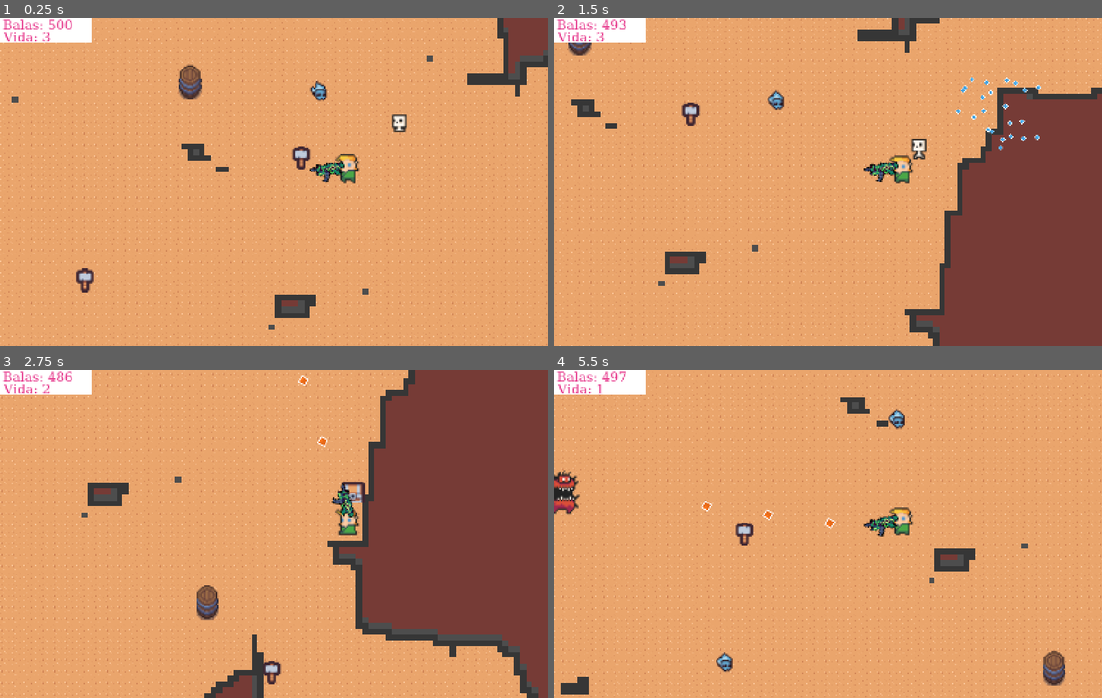
Above: before the commit, frames 1-4 (two rows, left to right).
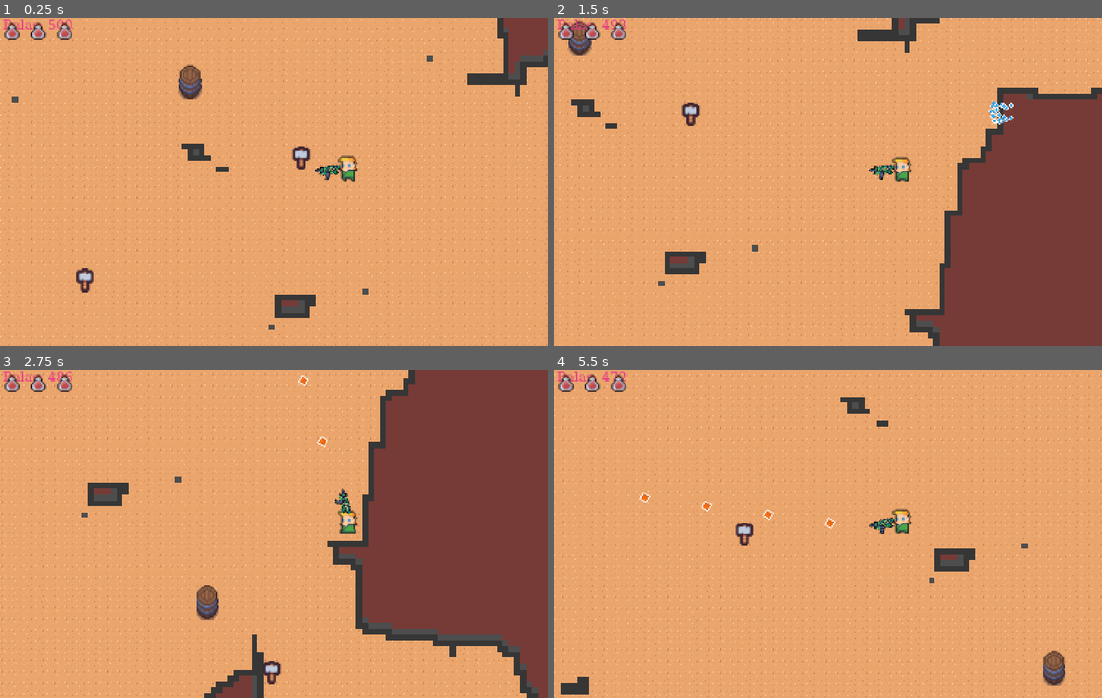
Above: after the commit, the same moments.

Repository: djim83/RogueLike
Game: Godot game, scene res://Escenas/tile_map.tscn
Same seed, same stepped clock (60 frames per second), same inputs: the game is played once before the commit and once after it. The engine's default icon, where the game draws it, is replaced by a stand-in: a white triangle on a blue panel in a dark square.
Inputs (mouse positions are in pixels of both pictures, inside the frame that each line leads up to):
- Up to frame 1 (0.25 s): no input
- Up to frame 2 (1.5 s): move the mouse to (948, 165) at 0.52 s; press the mouse at (948, 165) at 0.53 s; hold D (derecha) 0.53-1.28 s; move the mouse to (718, 198) at 1.27 s; release the mouse at (718, 198) at 1.28 s; hold S (abajo) from 1.28 s (still down); right-click (718, 198) at 1.35 s
- Up to frame 3 (2.75 s): click (164, 550) at 1.55 s; move the mouse to (328, 461) at 2.02 s; release S (abajo) at 2.03 s; press the mouse at (328, 461) at 2.03 s; hold D (derecha) from 2.03 s (still down)
- Up to frame 4 (5.5 s): move the mouse to (800, 599) at 2.77 s; release D (derecha) at 2.78 s; release the mouse at (800, 599) at 2.78 s; hold W (arriba) 2.78-3.53 s; click (800, 599) at 2.85 s; move the mouse to (992, 583) at 3.52 s; press the mouse at (992, 583) at 3.53 s; hold A (izquierda) 3.53-5.03 s; right-click (992, 583) at 3.6 s; move the mouse to (663, 484) at 4.27 s; release the mouse at (663, 484) at 4.28 s; click (663, 484) at 4.35 s; move the mouse to (855, 534) at 5.02 s; press the mouse at (855, 534) at 5.03 s; hold S (abajo) from 5.03 s (still down)

The runs differ from the first frame. In frame 1, 1.9% of the frame differs, in the area x 0-75%, y 0-51%; in frame 2, 2.3%; in frame 3, 1.7%; in frame 4, 2.4%, in the area x 0-66%, y 0-93%.

Commit message:
Cambios en HUD y enemigos

Diff:
--- a/RogueTFG/Escenas/Enemigo.tscn
+++ b/RogueTFG/Escenas/Enemigo.tscn
@@ -1,10 +1,11 @@
-[gd_scene load_steps=16 format=3 uid="uid://dunntpqbcqum3"]
+[gd_scene load_steps=17 format=3 uid="uid://dunntpqbcqum3"]
 
 [ext_resource type="Script" uid="uid://brwiw6pkaysg6" path="res://Scripts/enemigo.gd" id="1_p2sjk"]
 [ext_resource type="PackedScene" uid="uid://bx6bfvfgm02v" path="res://Escenas/Bala_Enemigo.tscn" id="2_qws2e"]
 [ext_resource type="PackedScene" uid="uid://2lgax3weodrg" path="res://Escenas/Municion.tscn" id="3_id87n"]
 [ext_resource type="PackedScene" uid="uid://b65xw5eb4d8on" path="res://Escenas/puerta.tscn" id="4_c0vl1"]
 [ext_resource type="Texture2D" uid="uid://bbxixix0v8nsn" path="res://Sprites/SpriteGeneral.png" id="5_c0vl1"]
+[ext_resource type="PackedScene" uid="uid://sul02oqyi7vx" path="res://Escenas/laser.tscn" id="5_qxddr"]
 
 [sub_resource type="AtlasTexture" id="AtlasTexture_c0vl1"]
 atlas = ExtResource("5_c0vl1")
@@ -79,8 +80,8 @@
 }]
 
 [sub_resource type="CapsuleShape2D" id="CapsuleShape2D_usilb"]
-radius = 26.0
-height = 70.0
+radius = 28.0
+height = 62.0
 
 [node name="CharacterBody2D" type="CharacterBody2D" groups=["Enemigos"]]
 collision_layer = 4
@@ -90,6 +91,7 @@
 bullet_scene = ExtResource("2_qws2e")
 municion_scene = ExtResource("3_id87n")
 puerta_scene = ExtResource("4_c0vl1")
+laser_scene = ExtResource("5_qxddr")
 
 [node name="Sprite2D" type="AnimatedSprite2D" parent="."]
 scale = Vector2(4, 4)
--- a/RogueTFG/Escenas/Enemigo2.tscn
+++ b/RogueTFG/Escenas/Enemigo2.tscn
@@ -11,3 +11,4 @@
 [node name="Sprite2D" parent="." index="0"]
 position = Vector2(20, 0)
 animation = &"Andar"
+frame_progress = 0.42943
--- a/RogueTFG/Escenas/Enemigo4.tscn
+++ b/RogueTFG/Escenas/Enemigo4.tscn
@@ -78,7 +78,6 @@
 [node name="Sprite2D" parent="." index="0"]
 sprite_frames = SubResource("SpriteFrames_ax4o8")
 animation = &"Andar"
-frame_progress = 0.646224
 
 [node name="CollisionShape2D" parent="." index="1"]
 position = Vector2(0, 8)
--- a/RogueTFG/Escenas/Enemigo5.tscn
+++ b/RogueTFG/Escenas/Enemigo5.tscn
@@ -1,7 +1,8 @@
-[gd_scene load_steps=15 format=3 uid="uid://ddai5ei6f2enq"]
+[gd_scene load_steps=16 format=3 uid="uid://ddai5ei6f2enq"]
 
 [ext_resource type="PackedScene" uid="uid://dunntpqbcqum3" path="res://Escenas/Enemigo.tscn" id="1_vya0u"]
 [ext_resource type="Texture2D" uid="uid://bbxixix0v8nsn" path="res://Sprites/SpriteGeneral.png" id="2_4p8p0"]
+[ext_resource type="PackedScene" uid="uid://bf51ajv6qm3o2" path="res://Escenas/balaEnemigoGrande.tscn" id="2_epa1u"]
 
 [sub_resource type="AtlasTexture" id="AtlasTexture_epa1u"]
 atlas = ExtResource("2_4p8p0")
@@ -94,6 +95,7 @@
 }]
 
 [node name="CharacterBody2D" instance=ExtResource("1_vya0u")]
+bullet_scene = ExtResource("2_epa1u")
 
 [node name="Sprite2D" parent="." index="0"]
 sprite_frames = SubResource("SpriteFrames_yhjd1")
--- /dev/null
+++ b/RogueTFG/Escenas/balaEnemigoGrande.tscn
@@ -0,0 +1,9 @@
+[gd_scene load_steps=3 format=3 uid="uid://bf51ajv6qm3o2"]
+
+[ext_resource type="PackedScene" uid="uid://bx6bfvfgm02v" path="res://Escenas/Bala_Enemigo.tscn" id="1_5offd"]
+[ext_resource type="Texture2D" uid="uid://6hya2xe6gl1k" path="res://Sprites/Varios/Barril.png" id="2_w1i6d"]
+
+[node name="Area2D" instance=ExtResource("1_5offd")]
+
+[node name="Sprite2D" parent="." index="0"]
+texture = ExtResource("2_w1i6d")
--- /dev/null
+++ b/RogueTFG/Escenas/laser.tscn
@@ -0,0 +1,10 @@
+[gd_scene load_steps=2 format=3 uid="uid://sul02oqyi7vx"]
+
+[ext_resource type="Script" uid="uid://dkhhlule5ue4u" path="res://disparo_laser.gd" id="1_t1lty"]
+
+[node name="Node2D" type="Node2D"]
+script = ExtResource("1_t1lty")
+
+[node name="Line2D" type="Line2D" parent="."]
+
+[node name="Area2D" type="Area2D" parent="."]
--- a/RogueTFG/Escenas/nivel2.tscn
+++ b/RogueTFG/Escenas/nivel2.tscn
@@ -15,4 +15,3 @@
 enemy_scenes = Array[PackedScene]([ExtResource("2_tqhfi"), ExtResource("3_sd78f"), ExtResource("4_uu4ua")])
 total_enemy_groups = 2
 group_size_range = Vector2i(4, 5)
-enemigos_max = 2
--- a/RogueTFG/Escenas/tile_map.tscn
+++ b/RogueTFG/Escenas/tile_map.tscn
@@ -339,8 +339,8 @@
 barril_scene = ExtResource("13_fnl5p")
 arma_scene = ExtResource("5_iv4k0")
 barriles = 3
-enemigos_min = 10
-enemigos_max = 10
+enemigos_min = 1
+enemigos_max = 2
 player = NodePath("../jugador")
 torch_scene = ExtResource("17_5lda5")
 
@@ -353,10 +353,9 @@
 bullet_scene = ExtResource("6_qtlnl")
 
 [node name="AnimatedSprite2D" type="AnimatedSprite2D" parent="jugador"]
-scale = Vector2(6, 6)
+scale = Vector2(5.25, 5.25)
 sprite_frames = SubResource("SpriteFrames_j56ew")
-animation = &"Quieto"
-frame_progress = 0.835449
+animation = &"Andar"
 
 [node name="CollisionShape2D" type="CollisionShape2D" parent="jugador"]
 shape = SubResource("CapsuleShape2D_03na7")
@@ -389,6 +388,7 @@
 [node name="ColorRect" type="ColorRect" parent="Hud"]
 offset_right = 250.0
 offset_bottom = 68.0
+color = Color(1, 1, 1, 0)
 
 [node name="Municion" type="Label" parent="Hud/ColorRect"]
 layout_mode = 1
@@ -405,20 +405,16 @@
 theme_override_fonts/font = SubResource("FontFile_2cfip")
 theme_override_font_sizes/font_size = 36
 
-[node name="Vida" type="Label" parent="Hud/ColorRect"]
+[node name="Vida" type="HBoxContainer" parent="Hud/ColorRect"]
+custom_minimum_size = Vector2(150, 32)
 layout_mode = 1
-anchors_preset = -1
+anchors_preset = 15
 anchor_right = 1.0
 anchor_bottom = 1.0
-offset_left = 9.0
-offset_top = 39.0
-offset_right = -30.0
-offset_bottom = -1.0
+offset_right = 1256.0
 grow_horizontal = 2
 grow_vertical = 2
-theme_override_colors/font_color = Color(0.898261, 0.193037, 0.53193, 1)
-theme_override_fonts/font = SubResource("FontFile_2cfip")
-theme_override_font_sizes/font_size = 36
+theme_override_constants/separation = 8
 
 [node name="GameOverLayer" type="CanvasLayer" parent="."]
 
--- a/RogueTFG/Scripts/canvas_layer.gd
+++ b/RogueTFG/Scripts/canvas_layer.gd
@@ -8,4 +8,3 @@
 func _process(delta):
 	if player:
 		ammo_label.text = "Balas: %d" % player.current_ammo
-		vida_label.text = "Vida: %d" % player.life
--- a/RogueTFG/Scripts/enemigo.gd
+++ b/RogueTFG/Scripts/enemigo.gd
@@ -20,6 +20,9 @@
 @export var puerta_scene: PackedScene
 
 @onready var anim = $Sprite2D
+
+@export var laser_scene: PackedScene
+
 
 var drop_chance = 0.3  # 30% de probabilidad
 
@@ -132,6 +135,9 @@
 				var rotated_dir = Vector2.RIGHT.rotated(angle)
 				_spawn_bullet(rotated_dir, 0.5, 3)
 
+		4:
+			_shoot_laser()
+
 		_:
 			# fallback al disparo normal
 			_spawn_bullet(dir)
@@ -150,3 +156,16 @@
 		bullet.set("lifetime", float(current_lifeTime) * float(lifeTime_multiplier))
 
 	get_parent().add_child(bullet)
+
+func _shoot_laser():
+	if not player:
+		return
+
+	var laser := laser_scene.instantiate()
+
+	var start := global_position
+	var end := player.global_position
+
+	laser.configure(start, end)
+
+	get_parent().add_child(laser)
--- a/RogueTFG/Scripts/fragmento_bala.gd
+++ b/RogueTFG/Scripts/fragmento_bala.gd
@@ -1,6 +1,6 @@
 extends Area2D
 
-@export var speed: float = 400.0
+@export var speed: float = 100.0
 @export var lifetime: float = 0.3  # duran poco
 var direction: Vector2 = Vector2.ZERO
 
--- a/RogueTFG/Scripts/player.gd
+++ b/RogueTFG/Scripts/player.gd
@@ -10,6 +10,7 @@
 
 @onready var tilemap: TileMap = $"../TileMap"
 @onready var camera: Camera2D = $Camera2D
+@onready var hud := $"../Hud"
 
 var max_ammo: int = PlayerStats.municion_pistola
 var current_ammo: int
@@ -44,6 +45,7 @@
 
 func _ready():
 	current_ammo = max_ammo
+	actualizar_corazones()
 
 	arma_base_scene = bullet_scene
 	arma_base_fire_rate = fire_rate
@@ -101,10 +103,10 @@
 	# --- Cambiar sprite del arma según el arma actual ---
 	if arma_actual == 0:
 		mira_sprite.texture = preload("res://Sprites/Armas/Pistola.png")
-		mira_sprite.scale = Vector2(4, 4)
+		mira_sprite.scale = Vector2(3, 3)
 	else:
 		mira_sprite.texture = preload("res://Sprites/Armas/Escopeta.png")
-		mira_sprite.scale = Vector2(4, 4)
+		mira_sprite.scale = Vector2(3, 3)
 
 	# --- Controlar el flip según hacia dónde apunta el ratón ---
 	# Si el ratón está a la izquierda del jugador, voltea el arma horizontalmente
@@ -143,6 +145,7 @@
 		return  # Ignora daño mientras invulnerable
 
 	life = max(life - amount, 0)
+	actualizar_corazones()
 	print("Vida: ", life)
 
 	if life <= 0:
@@ -211,3 +214,20 @@
 		#add_child(arma_secundaria)
 		tiene_secundaria = true
 		print("Secundaria recogida: Escopeta")
+
+func actualizar_corazones():
+	var contenedor: HBoxContainer = hud.get_node("ColorRect/Vida")
+
+	# Eliminar corazones previos
+	for c in contenedor.get_children():
+		c.queue_free()
+
+	var tex = preload("res://Sprites/Varios/vida.png")
+
+	for i in range(life):
+		var heart := TextureRect.new()
+		heart.texture = tex
+		heart.stretch_mode = TextureRect.STRETCH_SCALE
+		heart.custom_minimum_size = Vector2(64, 64)
+
+		contenedor.add_child(heart)
--- /dev/null
+++ b/RogueTFG/disparo_laser.gd
@@ -0,0 +1,54 @@
+extends Node2D
+
+@export var lifetime := 0.2
+@export var thickness := 4
+@export var color := Color(1, 0, 0) # rojo
+@export var damage := 1
+
+@onready var line := $Line2D
+@onready var hitbox := $Area2D
+@onready var colshape := $Area2D/CollisionShape2D
+
+var _start_pos: Vector2
+var _end_pos: Vector2
+var _configured := false
+
+func configure(start_pos: Vector2, end_pos: Vector2):
+	# Guardamos parámetros para aplicarlos cuando el nodo esté listo
+	_start_pos = start_pos
+	_end_pos = end_pos
+	_configured = true
+
+	# Si _ready ya ocurrió, configuramos inmediatamente
+	if is_inside_tree():
+		_apply_configuration()
+
+func _ready():
+	line.width = thickness
+	line.default_color = color
+
+	# Si configure() fue llamado antes de _ready(), aplicar ahora:
+	if _configured:
+		_apply_configuration()
+
+	await get_tree().create_timer(lifetime).timeout
+	queue_free()
+
+func _apply_configuration():
+	global_position = Vector2.ZERO
+
+	if line:
+		line.points = [_start_pos, _end_pos]
+
+	if hitbox and colshape and colshape.shape:
+		var shape := colshape.shape as RectangleShape2D
+		shape.size.x = _start_pos.distance_to(_end_pos)
+		shape.size.y = thickness * 2
+
+		hitbox.rotation = (_end_pos - _start_pos).angle()
+		hitbox.position = (_start_pos + _end_pos) * 0.5
+
+
+func _on_Area2D_body_entered(body):
+	if body.has_method("recibir_daño"):
+		body.recibir_daño(damage)
--- /dev/null
+++ b/RogueTFG/menu_principal.gd
@@ -0,0 +1,15 @@
+extends Control
+
+func _ready():
+	$Botonera/BtnIniciar.pressed.connect(_on_iniciar_pressed)
+	$Botonera/BtnTutorial.pressed.connect(_on_tutorial_pressed)
+	$Botonera/BtnSalir.pressed.connect(_on_salir_pressed)
+
+func _on_iniciar_pressed():
+	get_tree().change_scene_to_file("res://Escenas/tile_map.tscn")  # Ajusta la ruta
+
+func _on_tutorial_pressed():
+	get_tree().change_scene_to_file("res://Escenas/Tutorial.tscn")
+
+func _on_salir_pressed():
+	get_tree().quit()
--- /dev/null
+++ b/RogueTFG/menu_principal.tscn
@@ -0,0 +1,40 @@
+[gd_scene load_steps=3 format=3 uid="uid://c306fc06nw342"]
+
+[ext_resource type="Texture2D" uid="uid://dt61xpn7spyfc" path="res://Sprites/Menu/FondoMenu.png" id="1_bj1uy"]
+[ext_resource type="Script" uid="uid://diblhvyywyu2r" path="res://menu_principal.gd" id="1_gmcsc"]
+
+[node name="MenuPrincipal" type="Control"]
+layout_mode = 3
+anchors_preset = 0
+offset_right = 40.0
+offset_bottom = 40.0
+script = ExtResource("1_gmcsc")
+
+[node name="TextureRect" type="TextureRect" parent="."]
+layout_mode = 0
+offset_top = -41.0
+offset_right = 1536.0
+offset_bottom = 983.0
+texture = ExtResource("1_bj1uy")
+
+[node name="Botonera" type="VBoxContainer" parent="."]
+layout_mode = 0
+offset_left = 943.0
+offset_top = 510.0
+offset_right = 1403.0
+offset_bottom = 827.0
+
+[node name="BtnIniciar" type="Button" parent="Botonera"]
+layout_mode = 2
+size_flags_vertical = 3
+text = "JUGAR"
+
+[node name="BtnTutorial" type="Button" parent="Botonera"]
+layout_mode = 2
+size_flags_vertical = 3
+text = "AYUDA"
+
+[node name="BtnSalir" type="Button" parent="Botonera"]
+layout_mode = 2
+size_flags_vertical = 3
+text = "SALIR"
Binary file added: RogueTFG/Sprites/Menu/FondoMenu.png
Not shown, added: RogueTFG/Sprites/Menu/FondoMenu.png.import
Binary file added: RogueTFG/Sprites/Varios/vida.png
Not shown, added: RogueTFG/Sprites/Varios/vida.png.import
Not shown, added: RogueTFG/disparo_laser.gd.uid
Not shown, added: RogueTFG/menu_principal.gd.uid
